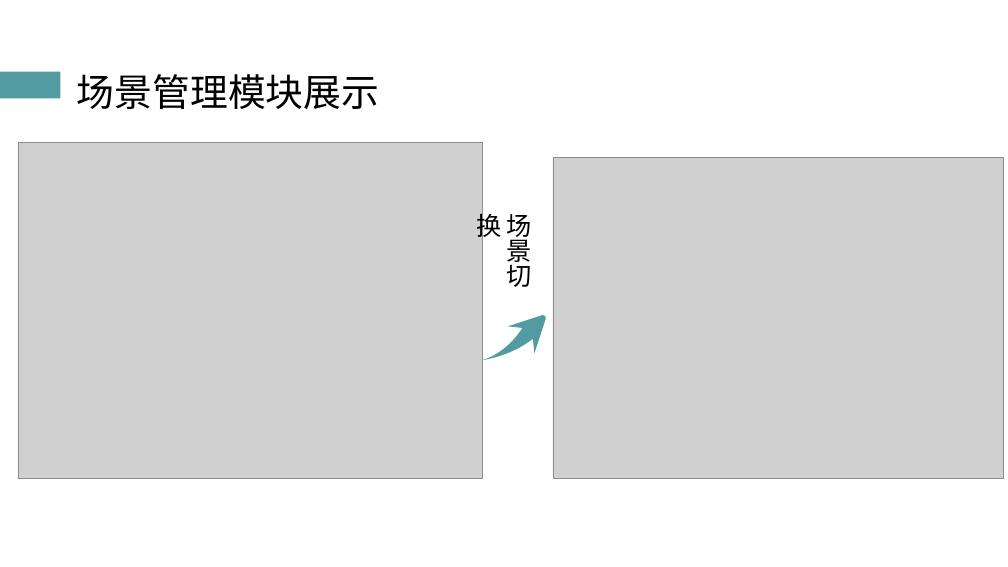
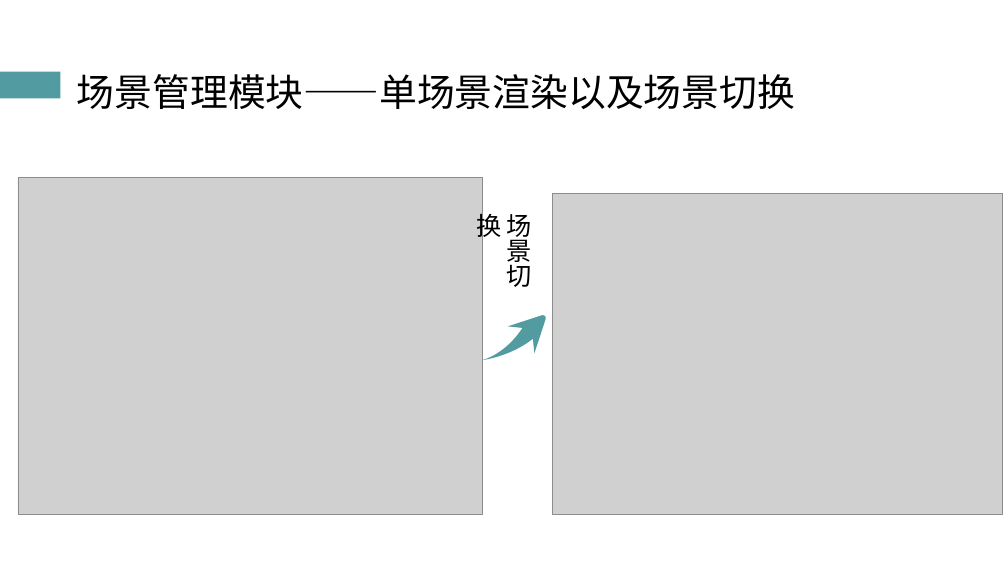
Before and after one commit to atom-chen/Main, a slide deck: slide 13 of OpenGL/答辩PPT.pptx. Drawn at 1008x567 pixels with LibreOffice and Linux fonts; fonts in the diff are those of the drawing; grey boxes stand for pictures. Boxes give left, top, right and bottom in pixels: in the first picture for what was removed or moved away, otherwise in the second. Text is boxed around its words. In the diff, an @@ line names an element or a change of style, - is before the commit and + after.

```diff
--- a/OpenGL/答辩PPT.pptx
+++ b/OpenGL/答辩PPT.pptx
@@ title at <box>77,74,795,109</box>: text changed @@
-场景管理模块展示
+场景管理模块——单场景渲染以及场景切换
@@ picture: place and size @@
-picture at <box>18,142,482,479</box>
+picture at <box>18,178,482,514</box>
@@ picture: place and size @@
-picture at <box>553,157,1003,479</box>
+picture at <box>552,194,1003,515</box>
```
Also in this commit, not shown: 13 other slides changed, 2 other files.
